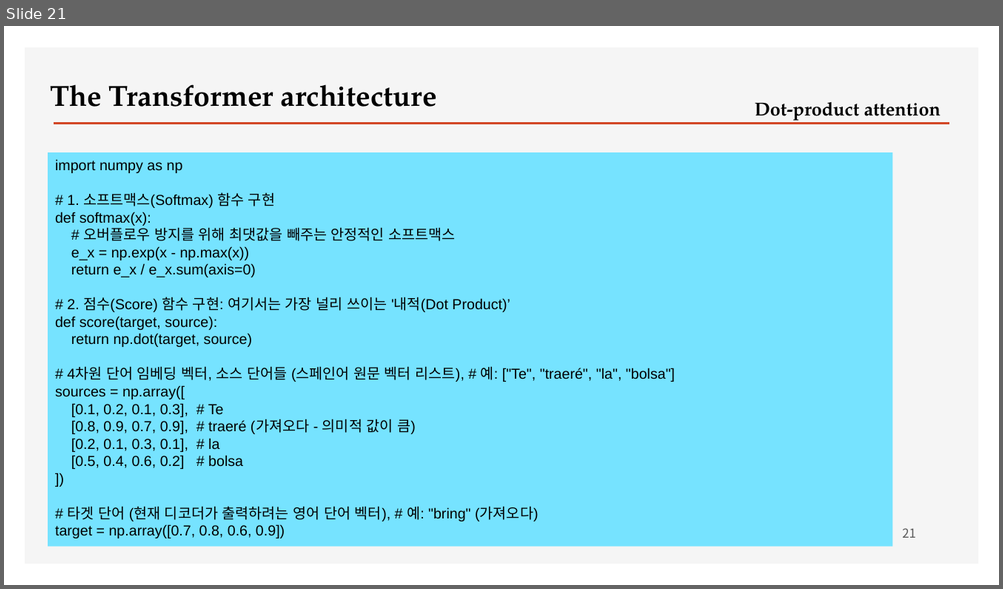
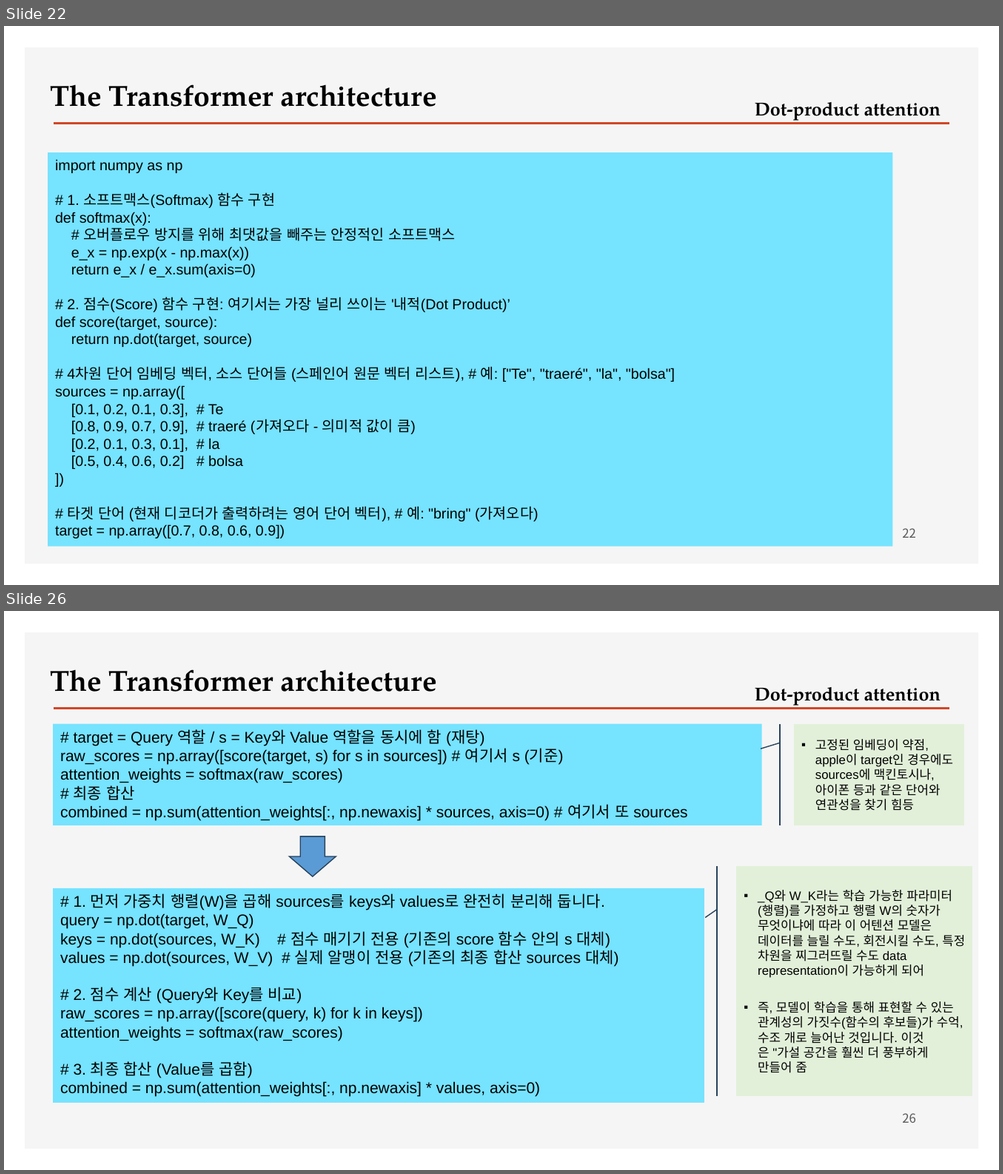
Before and after one commit to ancestor9/2026_Fall_Deep-Learning-with-Python, a slide deck: Chapter 15 Language models and the Transformer.pptx. Shown one above the other, each under a label of ours: slide 21 before the commit, slides 22 and 26 after it; the slides between them are not shown. The pictures are 1003x589 and 1003x1174 pixels, drawn with LibreOffice and Linux fonts; fonts in the diff are those of the drawing; background and template pictures are left out. Boxes give left, top, right and bottom in pixels: in the first picture for what was removed or moved away, otherwise in the second. Text is boxed around its words. In the diff, an @@ line names an element or a change of style, - is before the commit and + after.

```diff
--- a/Chapter 15 Language models and the Transformer.pptx
+++ b/Chapter 15 Language models and the Transformer.pptx
@@ slide 26 added at (x1=4, y1=611, x2=999, y2=1170), background #FFFFFF; not listed: 2 template elements that a slide beside it also shows @@
@@ text added at (x1=50, y1=669, x2=437, y2=692), 28 pt, text #000000, bold @@
+The Transformer architecture
@@ text added at (x1=754, y1=687, x2=940, y2=708), 18 pt, text #000000, bold @@
+Dot-product attention
@@ rectangle added at (x1=54, y1=723, x2=762, y2=825), fill #76E3FF, 15 pt, text #000000 @@
+# target = Query 역할 / s = Key와 Value 역할을 동시에 함 (재탕)
+raw_scores = np.array([score(target, s) for s in sources]) # 여기서 s (기준)
+attention_weights = softmax(raw_scores)
+# 최종 합산
+combined = np.sum(attention_weights[:, np.newaxis] * sources, axis=0) # 여기서 또 sources
@@ accent callout added at (x1=794, y1=723, x2=965, y2=825), fill #E2F0D9, outline #28445D 1 pt, 12 pt, text #000000 @@
+▪ 고정된 임베딩이 약점, apple이 target인 경우에도 sources에 맥킨토시나, 아이폰 등과 같은 단어와 연관성을 찾기 힘등
@@ down arrow added at (x1=289, y1=836, x2=336, y2=877), fill #5B9BD5, outline #28445D 1 pt @@
@@ accent callout added at (x1=737, y1=867, x2=973, y2=1096), fill #E2F0D9, outline #28445D 1 pt, 12 pt, text #000000 @@
+▪ _Q와 W_K라는 학습 가능한 파라미터(행렬)를 가정하고 행렬 W의 숫자가 무엇이냐에 따라 이 어텐션 모델은 데이터를 늘릴 수도, 회전시킬 수도, 특정 차원을 찌그러뜨릴 수도 data representation이 가능하게 되어
+▪ 즉, 모델이 학습을 통해 표현할 수 있는 관계성의 가짓수(함수의 후보들)가 수억, 수조 개로 늘어난 것입니다. 이것은 "가설 공간을 훨씬 더 풍부하게 만들어 줌
@@ rectangle added at (x1=54, y1=889, x2=705, y2=1103), fill #76E3FF, 15 pt, text #000000 @@
+# 1. 먼저 가중치 행렬(W)을 곱해 sources를 keys와 values로 완전히 분리해 둡니다.
+query = np.dot(target, W_Q)
+keys = np.dot(sources, W_K) # 점수 매기기 전용 (기존의 score 함수 안의 s 대체)
+values = np.dot(sources, W_V) # 실제 알맹이 전용 (기존의 최종 합산 sources 대체)
+# 2. 점수 계산 (Query와 Key를 비교)
+raw_scores = np.array([score(query, k) for k in keys])
+attention_weights = softmax(raw_scores)
+# 3. 최종 합산 (Value를 곱함)
+combined = np.sum(attention_weights[:, np.newaxis] * values, axis=0)
@@ page number added at (x1=902, y1=1113, x2=916, y2=1123), 12 pt, text #595959 @@
+26
@@ what was slide 21 is now slide 22 @@
@@ page number at (x1=902, y1=528, x2=916, y2=538): text changed @@
-21
+22
```
Also in this commit, not shown: 5 slides changed, 10 other slides added.
